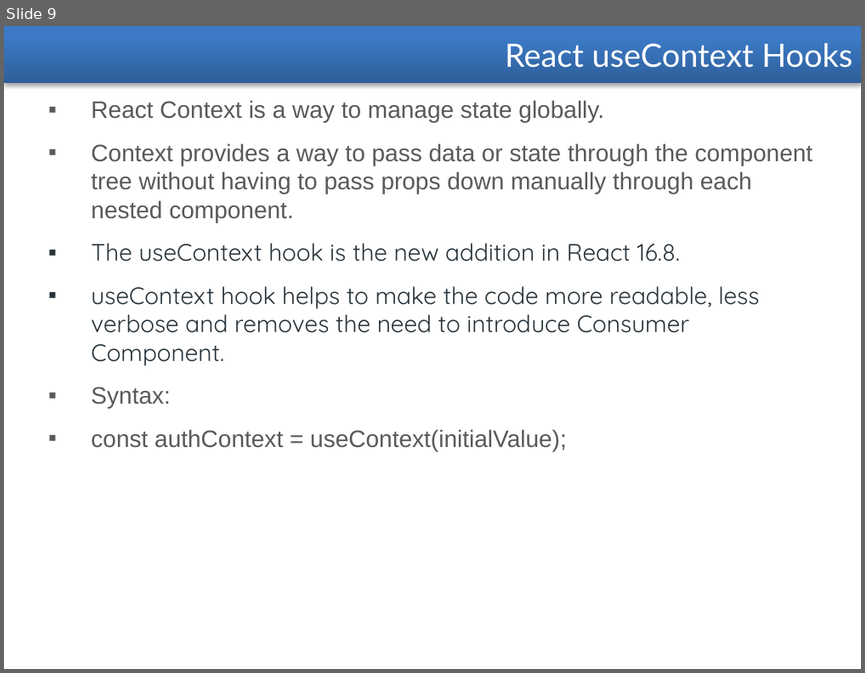
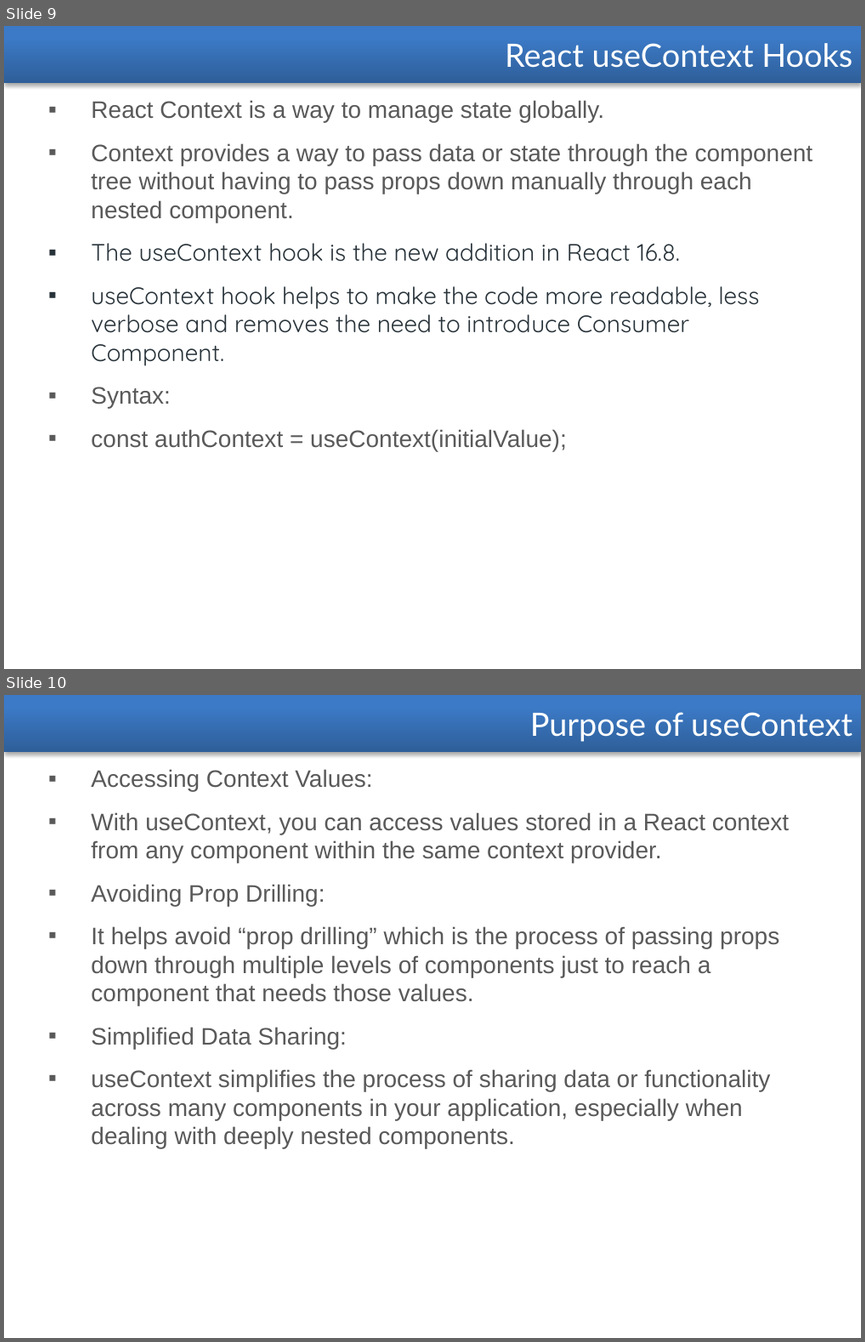
Before and after one commit to santuparsi/react-dotnet-repo, a slide deck: React/PPT/React-Hooks.pptx. Shown one above the other, each under a label of ours: slide 9 before the commit, slides 9 and 10 after it. The pictures are 865x673 and 865x1342 pixels, drawn with LibreOffice and Linux fonts; fonts in the diff are those of the drawing. Boxes give left, top, right and bottom in pixels: in the first picture for what was removed or moved away, otherwise in the second. Text is boxed around its words. In the diff, an @@ line names an element or a change of style, - is before the commit and + after.

```diff
--- a/React/PPT/React-Hooks.pptx
+++ b/React/PPT/React-Hooks.pptx
@@ slide 10 added at bbox=[4, 695, 861, 1338], background #FFFFFF @@
@@ rectangle added at bbox=[4, 695, 861, 753], fill gradient #2F5F99 to #3D7CC7 to #3A7CCB, 27 pt, text #FFFFFF @@
+Purpose of useContext
@@ text added at bbox=[91, 769, 789, 1148], 20 pt, text #595959 @@
+▪ Accessing Context Values:
+▪ With useContext, you can access values stored in a React context from any component within the same context provider.
+▪ Avoiding Prop Drilling:
+▪ It helps avoid “prop drilling” which is the process of passing props down through multiple levels of components just to reach a component that needs those values.
+▪ Simplified Data Sharing:
+▪ useContext simplifies the process of sharing data or functionality across many components in your application, especially when dealing with deeply nested components.
```
Also in this commit, not shown: 2 other slides added, 12 other files.
